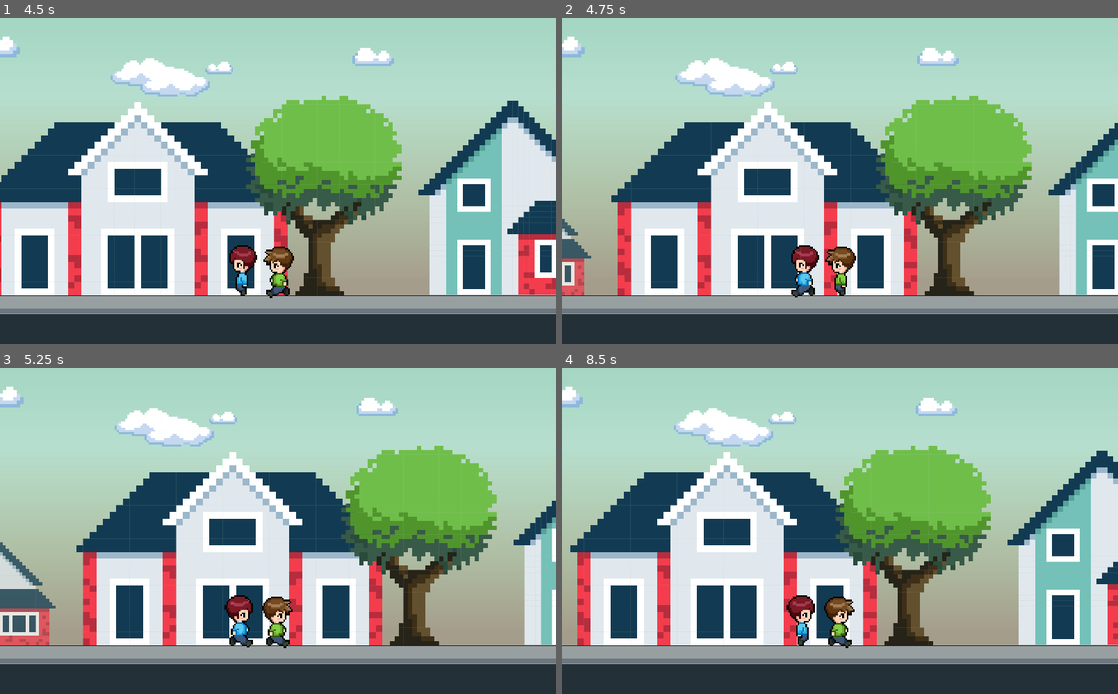
Above: before the commit, frames 1-4 (two rows, left to right).
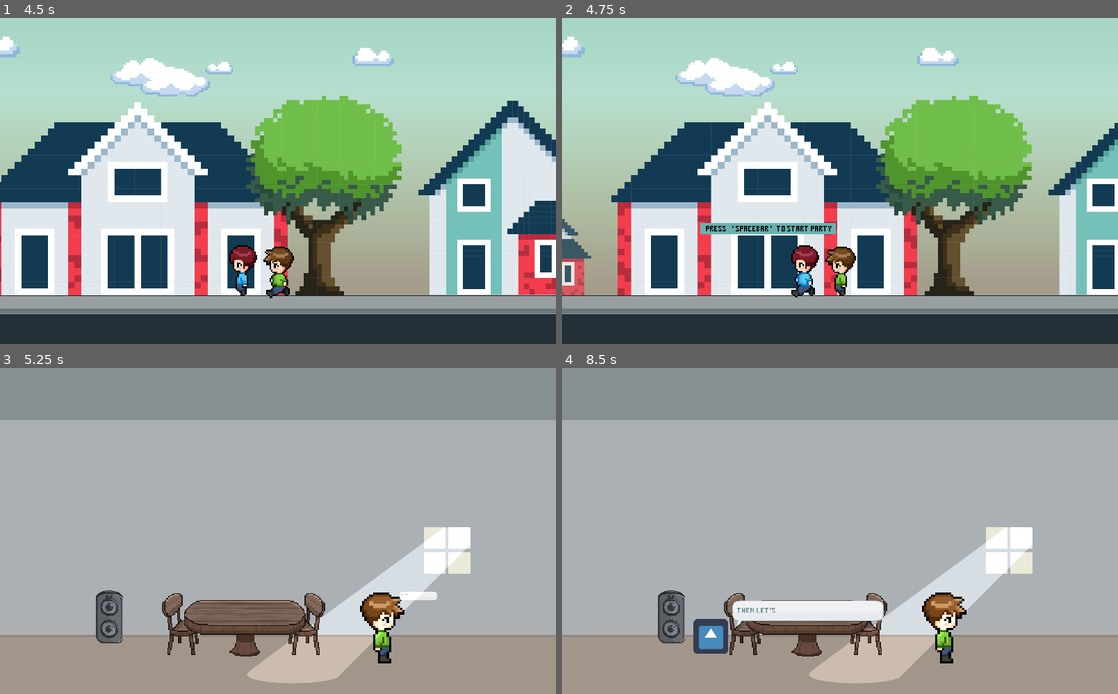
Above: after the commit, the same moments.

Repository: zeskysee/we-missed-party
Game: Godot game, scene res://neighborhood.tscn
The game is run twice, just before and just after one commit, with the same random seed, the same clock (stepped at 60 frames per second) and the same inputs. This scene is started directly instead of the project's main scene. The engine's default icon, where the game draws it, is replaced by a stand-in: a white triangle on a blue panel in a dark square.
Inputs:
- Up to frame 1 (4.5 s): tap Enter (ui_accept) at 0.5, 2 s; hold Space (interact) 0.53-1.28 s; hold D (move_right) 0.53-2.03 s; tap W (jump) at 0.77, 1.52, 3.02, 3.77 s; tap Space (interact) at 1.35, 2.85, 4.35 s; hold A (move_left) 2.03-2.78 s; hold Space (interact) 2.03-2.78 s; hold D (move_right) 2.78-4.28 s; hold Space (interact) 3.53-4.28 s; hold A (move_left) from 4.28 s (still down)
- Up to frame 2 (4.75 s): keep holding A (move_left); tap W (jump) at 4.52 s
- Up to frame 3 (5.25 s): release A (move_left) at 5.03 s; hold D (move_right) from 5.03 s (still down); hold Space (interact) from 5.03 s (still down)
- Up to frame 4 (8.5 s): release D (move_right) at 5.78 s; release Space (interact) at 5.78 s; hold A (move_left) 5.78-7.28 s; tap Space (interact) at 5.85, 7.35 s; tap W (jump) at 6.02, 6.77, 7.52 s; hold Space (interact) 6.53-7.28 s; hold D (move_right) from 7.28 s (still down); hold Space (interact) from 8.03 s (still down)

Frame 1 is identical in both runs. In frame 2, 0.8% of the frame differs, in the area x 24-50%, y 62-67%; in frame 3, 91%; in frame 4, 94%, in the area x 0-100%, y 0-100%.

Commit message:
Add entering party house interaction

Diff:
--- a/actors/objects/interaction_instruction.tscn
+++ b/actors/objects/interaction_instruction.tscn
@@ -28,9 +28,6 @@
 margin_right = 114.0
 margin_bottom = 10.0
 color = Color( 0.423529, 0.698039, 0.694118, 1 )
-__meta__ = {
-"_edit_use_anchors_": false
-}
 
 [node name="InteractLabel" type="Label" parent="."]
 margin_left = -106.0
@@ -43,6 +40,3 @@
 custom_colors/font_color = Color( 0, 0, 0, 1 )
 text = "Press    ' spacebar '   to interact"
 align = 1
-__meta__ = {
-"_edit_use_anchors_": false
-}
--- a/actors/player.gd
+++ b/actors/player.gd
@@ -4,6 +4,7 @@
 signal invite
 signal move_label
 signal follow
+signal enter_party_house
 
 export var label_height: = 50.0
 
@@ -14,6 +15,7 @@
 var status = "idle"
 var in_contact: = false
 var in_conversation = false
+var at_party_house_door: = false
 var npc_id_in_contact: = ""
 
 
@@ -37,6 +39,7 @@
 	emit_signal("move_label", _velocity, position.y - collision_shape.get_shape().height - label_height, can_interact)
 
 	_invite(can_interact)
+	_enter_party_house()
 
 
 func _invite(can_interact: bool):
@@ -44,6 +47,11 @@
 		in_conversation = true
 		status = "interacting"
 		emit_signal("invite", npc_id_in_contact)
+
+func _enter_party_house():
+	if at_party_house_door and Input.is_action_pressed("interact"):
+		at_party_house_door = false
+		emit_signal("enter_party_house")
 
 func interact_npc(carry_over_id):
 	status = "wait_reply"
@@ -61,3 +69,10 @@
 	status = "idle"
 	in_contact = false
 	npc_id_in_contact = ""
+
+
+func _on_PartyHouseDoorArea_enter_party_house_area():
+	at_party_house_door = true
+
+func _on_PartyHouseDoorArea_exit_party_house_area():
+	at_party_house_door = false
--- a/neighborhood.gd
+++ b/neighborhood.gd
@@ -1,6 +1,7 @@
 extends Node2D
 
 export (PackedScene) var speech_scene
+export (PackedScene) var party_house_door_scene
 
 # Positions where NPC should be.
 var npc_spots = [
@@ -9,6 +10,7 @@
 ]
 var spawn_npc_counter: = 1
 var follow_npc_counter: = 0
+var area_counter: = 0
 var target_npc_name: = ""
 var target_npc_position: = Vector2.ZERO
 
@@ -44,8 +46,12 @@
 func respawn(ahead = true):
 	# Remove all NPCs who were left behind.
 	for npc in npc_list.get_children():
-		if npc.npc_body.global_position.distance_to(player.global_position) > edge_x:
-			npc.queue_free()
+		if npc.name.begins_with("npc"):
+			if npc.npc_body.global_position.distance_to(player.global_position) > edge_x:
+				npc.queue_free()
+		else:
+			if npc.global_position.distance_to(player.global_position) > edge_x:
+				npc.queue_free()
 
 	# Respawn NPCs to take on the new loop.
 	for data in npc_spots:
@@ -63,28 +69,39 @@
 		npc.connect("reply", self, "_on_NPC_reply")
 		npc.connect("moved_back", self, "_on_NPC_moved_back")
 
+	var start = start_x if ahead else start_x - edge_x
+	var party_house_door_area = party_house_door_scene.instance()
+	party_house_door_area.first_entry = area_counter == 0
+	npc_list.add_child(party_house_door_area)
+
+	area_counter += 1
+
+	party_house_door_area.global_position = Vector2(start, 0)
+	party_house_door_area.connect("enter_party_house_area", player, "_on_PartyHouseDoorArea_enter_party_house_area")
+	party_house_door_area.connect("exit_party_house_area", player, "_on_PartyHouseDoorArea_exit_party_house_area")
+
 
 func _on_Player_invite(npc_id: String):
-	var playerSpeech = speech_scene.instance()
-	playerSpeech.text = "Let's come to my cool house party!"
-	playerSpeech.is_skippable = true
-	playerSpeech.position.x = player.position.x
-	playerSpeech.position.y = player.position.y - 150
-	playerSpeech.connect("tree_exited", player, "interact_npc", [npc_id])
-	add_child(playerSpeech)
+	var player_speech = speech_scene.instance()
+	player_speech.text = "Let's come to my cool house party!"
+	player_speech.is_skippable = true
+	player_speech.position.x = player.position.x
+	player_speech.position.y = player.position.y - 150
+	player_speech.connect("tree_exited", player, "interact_npc", [npc_id])
+	add_child(player_speech)
 
 
 func _on_NPC_reply(npc_id: String, npc_position: Vector2):
 	target_npc_name = npc_id
 	target_npc_position = npc_position
 
-	var npcSpeech = speech_scene.instance()
-	npcSpeech.text = "Woah! I love party! Let's go!"
-	npcSpeech.is_skippable = true
-	npcSpeech.position.x = npc_position.x
-	npcSpeech.position.y = npc_position.y - 150
-	npcSpeech.destroy_callback = funcref(self, "npc_follow_player")
-	add_child(npcSpeech)
+	var npc_speech = speech_scene.instance()
+	npc_speech.text = "Woah! I love party! Let's go!"
+	npc_speech.is_skippable = true
+	npc_speech.position.x = npc_position.x
+	npc_speech.position.y = npc_position.y - 150
+	npc_speech.destroy_callback = funcref(self, "npc_follow_player")
+	add_child(npc_speech)
 
 
 func npc_follow_player():
@@ -101,3 +118,7 @@
 
 func _on_NPC_moved_back():
 	player.available()
+
+
+func _on_Player_enter_party_house():
+	get_tree().change_scene("res://party_house.tscn")
--- a/neighborhood.tscn
+++ b/neighborhood.tscn
@@ -12,6 +12,7 @@
 [ext_resource path="res://sprites/house_2.png" type="Texture" id=10]
 [ext_resource path="res://sprites/house_3.png" type="Texture" id=11]
 [ext_resource path="res://sprites/tree_1.png" type="Texture" id=12]
+[ext_resource path="res://party_house_door_area.tscn" type="PackedScene" id=13]
 
 [sub_resource type="Gradient" id=1]
 colors = PoolColorArray( 0.164706, 0.631373, 0.447059, 1, 1, 1, 1, 1 )
@@ -35,6 +36,7 @@
 [node name="Neighborhood" type="Node2D"]
 script = ExtResource( 4 )
 speech_scene = ExtResource( 8 )
+party_house_door_scene = ExtResource( 13 )
 
 [node name="ParallaxBackground" type="ParallaxBackground" parent="."]
 
@@ -270,9 +272,11 @@
 remote_path = NodePath("../../Camera")
 
 [node name="InteractionInstruction" parent="." instance=ExtResource( 6 )]
+visible = false
 position = Vector2( 2, 388 )
 script = ExtResource( 7 )
 
+[connection signal="enter_party_house" from="Player" to="." method="_on_Player_enter_party_house"]
 [connection signal="invite" from="Player" to="." method="_on_Player_invite"]
 [connection signal="move_label" from="Player" to="InteractionInstruction" method="_on_Player_move_label"]
 
--- /dev/null
+++ b/party_house_door_area.gd
@@ -0,0 +1,31 @@
+extends Area2D
+
+signal enter_party_house_area
+signal exit_party_house_area
+
+onready var label: = $EnterHouseLabel
+onready var color_rect: = $ColorRect
+
+export var first_entry: = true
+
+var counter: = 0
+
+func _emit_party_house_area_signal():
+	emit_signal("enter_party_house_area")
+	label.visible = true
+	color_rect.visible = true
+
+func _on_PartyHouseArea_body_entered(body):
+	if first_entry:
+		if counter > 1:
+			_emit_party_house_area_signal()
+	else:
+		_emit_party_house_area_signal()
+
+	counter += 1
+
+func _on_PartyHouseArea_body_exited(body):
+	emit_signal("exit_party_house_area")
+
+	label.visible = false
+	color_rect.visible = false
--- /dev/null
+++ b/party_house_door_area.tscn
@@ -0,0 +1,50 @@
+[gd_scene load_steps=6 format=2]
+
+[ext_resource path="res://fonts/minimal_3x5.ttf" type="DynamicFontData" id=1]
+[ext_resource path="res://party_house_door_area.gd" type="Script" id=2]
+
+[sub_resource type="RectangleShape2D" id=9]
+extents = Vector2( 67.25, 59.5 )
+
+[sub_resource type="DynamicFont" id=8]
+font_data = ExtResource( 1 )
+
+[sub_resource type="Theme" id=10]
+default_font = SubResource( 8 )
+Label/colors/font_color = Color( 0.411765, 0.545098, 0.584314, 1 )
+
+[node name="PartyHouseDoorArea" type="Area2D"]
+position = Vector2( 1, 0 )
+script = ExtResource( 2 )
+
+[node name="CollisionShape2D" type="CollisionShape2D" parent="."]
+position = Vector2( -0.25, 449.5 )
+shape = SubResource( 9 )
+
+[node name="ColorRect" type="ColorRect" parent="."]
+visible = false
+anchor_left = 0.5
+anchor_top = 0.5
+anchor_right = 0.5
+anchor_bottom = 0.5
+margin_left = -124.0
+margin_top = 378.0
+margin_right = 126.0
+margin_bottom = 398.0
+color = Color( 0.423529, 0.698039, 0.694118, 1 )
+
+[node name="EnterHouseLabel" type="Label" parent="."]
+visible = false
+margin_left = -106.0
+margin_top = 383.0
+margin_right = 108.0
+margin_bottom = 395.0
+grow_horizontal = 2
+grow_vertical = 2
+theme = SubResource( 10 )
+custom_colors/font_color = Color( 0, 0, 0, 1 )
+text = "Press    ' spacebar '   to start party"
+align = 1
+
+[connection signal="body_entered" from="." to="." method="_on_PartyHouseArea_body_entered"]
+[connection signal="body_exited" from="." to="." method="_on_PartyHouseArea_body_exited"]
Not shown: 1 places in neighborhood.tscn that only renumber resources
